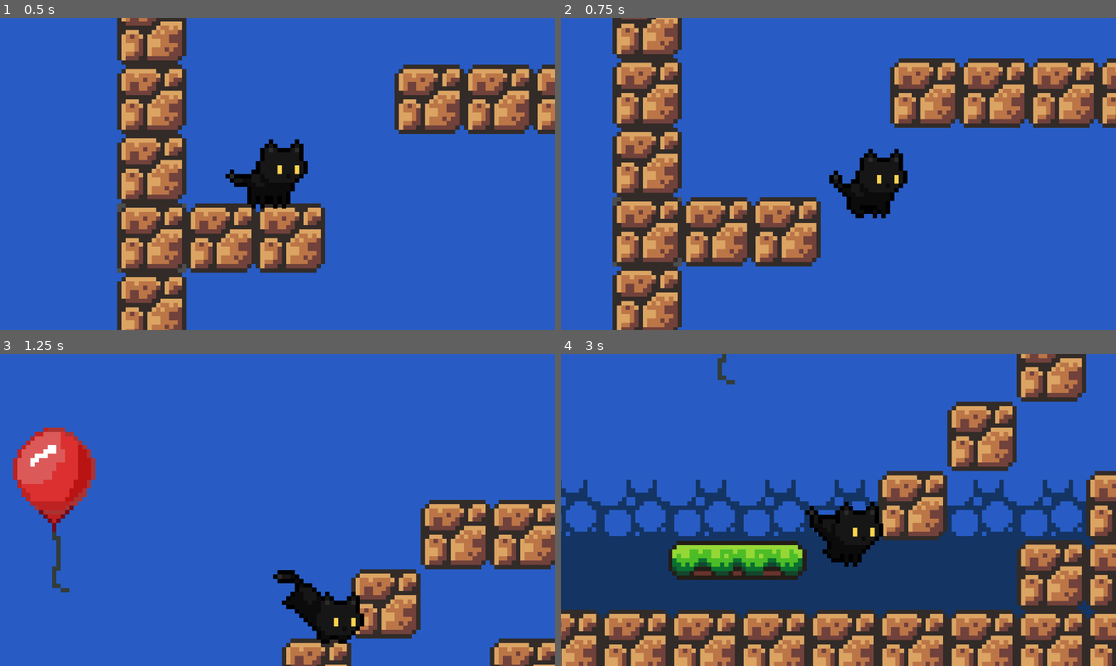
Above: before the commit, frames 1-4 (two rows, left to right).
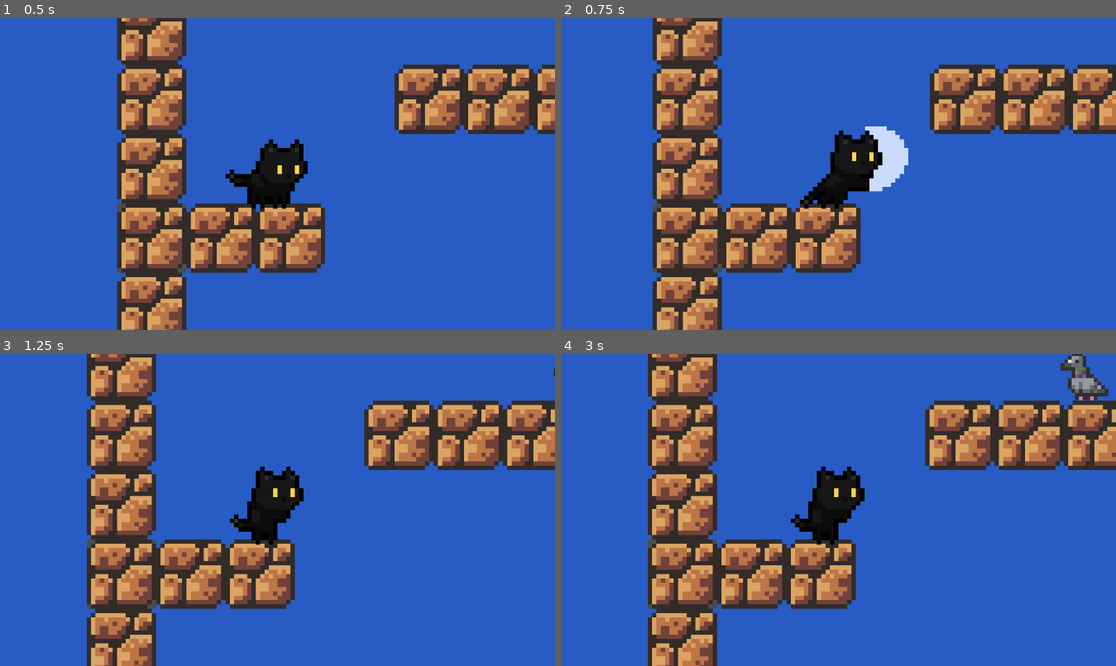
Above: after the commit, the same moments.

Repository: madgustoo/catja
Game: Godot game, scene res://main.tscn
Two runs of this game, one before a commit and one after it. Both use one fixed random seed, a clock stepped at 60 frames per second and the inputs below.
Inputs:
- Up to frame 1 (0.5 s): no input
- Up to frame 2 (0.75 s): hold Right (move_right) from 0.53 s (still down); tap X (attack, bound only after the commit) at 0.6 s
- Up to frame 3 (1.25 s): keep holding Right (move_right); tap Space (jump) at 0.77 s
- Up to frame 4 (3 s): tap Ctrl (sneak, bound only after the commit) at 1.35 s; tap Space (jump) at 1.52 s; tap X (attack, bound only after the commit) at 1.55, 2.1, 2.85 s; release Right (move_right) at 2.03 s; hold Left (move_left) 2.03-2.78 s; hold Right (move_right) from 2.78 s (still down)

Frame 1 is identical in both runs. In frame 2, 34% of the frame differs, in the area x 9-100%, y 0-100%; in frame 3, 42%; in frame 4, 66%, in the area x 0-100%, y 0-100%.

Commit message:
making attack bug with attack timer and no collisionbox in code

Diff:
--- a/player.tscn
+++ b/player.tscn
@@ -1,10 +1,11 @@
-[gd_scene load_steps=87 format=3 uid="uid://c2ow84qxmy37a"]
+[gd_scene load_steps=96 format=3 uid="uid://c2ow84qxmy37a"]
 
 [ext_resource type="Script" uid="uid://j14xroy41xfx" path="res://scripts/player.gd" id="1_i3pqv"]
 [ext_resource type="Texture2D" uid="uid://c5xpomj7iiwsv" path="res://assets/sprites/player/cat05_fall_strip3.png" id="2_1jxqw"]
 [ext_resource type="Texture2D" uid="uid://r5yddaw8hhcf" path="res://assets/sprites/player/cat05_idle_strip8.png" id="2_hqtel"]
 [ext_resource type="Shape2D" uid="uid://b4ob2bgretum0" path="res://resources/collisions/player_standing.tres" id="2_ivps1"]
 [ext_resource type="Texture2D" uid="uid://c017a3wr1dkxo" path="res://assets/sprites/player/cat05_jump_strip4.png" id="3_2hs0m"]
+[ext_resource type="Texture2D" uid="uid://dostvjitljirq" path="res://assets/sprites/player/cat05_attack_strip7.png" id="3_606se"]
 [ext_resource type="Texture2D" uid="uid://bsrqbhbmnftid" path="res://assets/sprites/player/cat05_run_strip4.png" id="3_hqtel"]
 [ext_resource type="Texture2D" uid="uid://cggn8tir85ip" path="res://assets/sprites/player/cat05_walk_strip8.png" id="3_sweqy"]
 [ext_resource type="Texture2D" uid="uid://cygvmb3ieudgp" path="res://assets/sprites/player/cat05_land_strip2.png" id="4_2hs0m"]
@@ -15,6 +16,34 @@
 [ext_resource type="Texture2D" uid="uid://gyocjvdvjjdf" path="res://assets/sprites/player/cat05_sit_strip8.png" id="9_bwjto"]
 [ext_resource type="Texture2D" uid="uid://bvv25px2qw34i" path="res://assets/sprites/player/cat05_wallgrab_strip8.png" id="10_n7ghd"]
 
+[sub_resource type="AtlasTexture" id="AtlasTexture_h6w8y"]
+atlas = ExtResource("3_606se")
+region = Rect2(0, 0, 40, 40)
+
+[sub_resource type="AtlasTexture" id="AtlasTexture_yem3p"]
+atlas = ExtResource("3_606se")
+region = Rect2(40, 0, 40, 40)
+
+[sub_resource type="AtlasTexture" id="AtlasTexture_0jj5r"]
+atlas = ExtResource("3_606se")
+region = Rect2(80, 0, 40, 40)
+
+[sub_resource type="AtlasTexture" id="AtlasTexture_77e46"]
+atlas = ExtResource("3_606se")
+region = Rect2(120, 0, 40, 40)
+
+[sub_resource type="AtlasTexture" id="AtlasTexture_cy2ki"]
+atlas = ExtResource("3_606se")
+region = Rect2(160, 0, 40, 40)
+
+[sub_resource type="AtlasTexture" id="AtlasTexture_04cqw"]
+atlas = ExtResource("3_606se")
+region = Rect2(200, 0, 40, 40)
+
+[sub_resource type="AtlasTexture" id="AtlasTexture_vihdy"]
+atlas = ExtResource("3_606se")
+region = Rect2(240, 0, 40, 40)
+
 [sub_resource type="AtlasTexture" id="AtlasTexture_iruf7"]
 atlas = ExtResource("4_2hs0m")
 region = Rect2(0, 0, 40, 40)
@@ -303,6 +332,32 @@
 animations = [{
 "frames": [{
 "duration": 1.0,
+"texture": SubResource("AtlasTexture_h6w8y")
+}, {
+"duration": 1.0,
+"texture": SubResource("AtlasTexture_yem3p")
+}, {
+"duration": 1.0,
+"texture": SubResource("AtlasTexture_0jj5r")
+}, {
+"duration": 1.0,
+"texture": SubResource("AtlasTexture_77e46")
+}, {
+"duration": 1.0,
+"texture": SubResource("AtlasTexture_cy2ki")
+}, {
+"duration": 1.0,
+"texture": SubResource("AtlasTexture_04cqw")
+}, {
+"duration": 1.0,
+"texture": SubResource("AtlasTexture_vihdy")
+}],
+"loop": true,
+"name": &"attack",
+"speed": 12.0
+}, {
+"frames": [{
+"duration": 1.0,
 "texture": SubResource("AtlasTexture_iruf7")
 }],
 "loop": false,
@@ -584,6 +639,9 @@
 "name": &"wall_slide",
 "speed": 5.0
 }]
+
+[sub_resource type="RectangleShape2D" id="RectangleShape2D_606se"]
+size = Vector2(10, 15)
 
 [node name="Player" type="CharacterBody2D" groups=["Player"]]
 z_index = 5
@@ -600,8 +658,10 @@
 texture_filter = 1
 position = Vector2(0, -13)
 sprite_frames = SubResource("SpriteFrames_7ahtn")
-animation = &"death"
+animation = &"attack"
 autoplay = "idle"
+frame = 1
+frame_progress = 0.84094
 
 [node name="RayCastDown" type="RayCast2D" parent="."]
 target_position = Vector2(0, 60)
@@ -626,5 +686,18 @@
 target_position = Vector2(-8.44002e-05, 12)
 collision_mask = 4
 
+[node name="hitbox" type="Area2D" parent="."]
+position = Vector2(14, -5)
+collision_layer = 9
+
+[node name="CollisionShape2D" type="CollisionShape2D" parent="hitbox"]
+position = Vector2(-4, -6.5)
+shape = SubResource("RectangleShape2D_606se")
+
+[node name="CooldownTimer" type="Timer" parent="."]
+wait_time = 0.5
+one_shot = true
+
 [connection signal="animation_finished" from="AnimatedSprite2D" to="." method="_on_animated_sprite_2d_animation_finished"]
 [connection signal="animation_looped" from="AnimatedSprite2D" to="." method="_on_animated_sprite_2d_animation_looped"]
+[connection signal="timeout" from="CooldownTimer" to="." method="_on_cooldown_timer_timeout"]
--- a/project.godot
+++ b/project.godot
@@ -66,13 +66,18 @@
 }
 sneak={
 "deadzone": 0.2,
-"events": [Object(InputEventKey,"resource_local_to_scene":fa …(146 unchanged characters)… se,"keycode":0,"physical_keycode":4194327,"key_label":0,"unicode":0,"location":0,"echo":false,"script":null)
+"events": [Object(InputEventKey,"resource_local_to_scene":fa …(146 unchanged characters)… se,"keycode":0,"physical_keycode":4194326,"key_label":0,"unicode":0,"location":0,"echo":false,"script":null)
 ]
 }
 up={
 "deadzone": 0.2,
 "events": [Object(InputEventKey,"resource_local_to_scene":false,"resource_name":"","device":-1,"window_id":0,"alt_press …(195 unchanged characters)…
 , Object(InputEventKey,"resource_local_to_scene":false,"resource_name":"","device":-1,"window_id":0,"alt_pressed":false …(183 unchanged characters)…
+]
+}
+attack={
+"deadzone": 0.2,
+"events": [Object(InputEventKey,"resource_local_to_scene":false,"resource_name":"","device":-1,"window_id":0,"alt_pressed":false,"shift_pressed":false,"ctrl_pressed":false,"meta_pressed":false,"pressed":false,"keycode":0,"physical_keycode":88,"key_label":0,"unicode":120,"location":0,"echo":false,"script":null)
 ]
 }
 
--- a/scripts/player.gd
+++ b/scripts/player.gd
@@ -10,7 +10,12 @@
 @onready var crouch_ray_cast_1: RayCast2D = $CrouchRayCast1
 @onready var crouch_ray_cast_2: RayCast2D = $CrouchRayCast2
 
-@export_range(0, 1) var acceleration = 1
+# Attack system
+@onready var cooldown_timer: Timer = $CooldownTimer
+
+@onready var hitbox: Area2D = $hitbox
+
+@export_range(0, 1) var acceleration = 0.5
 @export_range(0, 1) var deceleration = 1
 @export_range(0, 1) var decelerate_on_jump_release = 0.5
 
@@ -21,7 +26,8 @@
 	WALL_CLIMB,
 	WALL_SLIDE,
 	LANDED,
-	DEATH
+	DEATH,
+	ATTACK#**********************************************************************
 }
 
 var state = State.NORMAL
@@ -41,6 +47,8 @@
 var wall_direction = 0
 var elapsed_time = 0.0 # Time in seconds (delta is 1/60s)
 
+var can_attack = true#*****************************************************************
+
 var isCrouchBlocked = false
 
 var standing_collision_shape = preload("res://resources/collisions/player_standing.tres")
@@ -55,12 +63,14 @@
 		# Don't play death animation as he's falling
 		animated_stripe.play("death")
 
+
 func bounce(force: Vector2):
 	velocity = force
 
 func _ready() -> void:
 	crouch_ray_cast_1.enabled = false
 	crouch_ray_cast_2.enabled = false
+
 
 func _physics_process(delta: float) -> void:
 	if not is_on_floor():
@@ -78,12 +88,26 @@
 		move_and_slide()
 		return
 
+	#*****************************************************************************
+	if state != State.ATTACK and state != State.DEATH:
+		if Input.is_action_just_pressed("attack") and can_attack:
+			state = State.ATTACK
+			can_attack = false
+			animated_stripe.play("attack")
+			cooldown_timer.start()
+
+			# Check for enemies in hitbox area
+			var enemies = hitbox.get_overlapping_bodies()
+			for enemy in enemies:
+				if enemy.is_in_group("Enemies"):
+					if enemy.has_method("take_damage"):
+						enemy.take_damage(20)
+#******************************************************************
 	# Handle variable jump
 	if Input.is_action_just_released("jump") and velocity.y < 0:
 		velocity.y *= decelerate_on_jump_release
 
 	# Get the input direction and handle the movement/deceleration
-	# As good practice, you should replace UI actions with custom gameplay actions
 	var direction := Input.get_axis("move_left", "move_right")
 
 	match state:
@@ -163,18 +187,18 @@
 				collision_shape.position = Vector2(0.0, -7.0)
 				isCrouchBlocked = false
 		State.WALL_CLIMB:
-			# wall_direction is -1 for up, and +1 for down
-			var wall_direction = direction
+			# local_wall_direction is -1 for up, and +1 for down
+			var local_wall_direction = direction
 			if facing_direction > 0:
 				# Climbing a right wall, we need to change the sign of the direction, left wall is kept unchanged
-				wall_direction = -direction
-				velocity.y = wall_direction * WALL_CLIMB_SPEED
-			else:
-				velocity.y = wall_direction * WALL_CLIMB_SPEED
-			if wall_direction == 0:
+				local_wall_direction = -direction
+				velocity.y = local_wall_direction * WALL_CLIMB_SPEED
+			else:
+				velocity.y = local_wall_direction * WALL_CLIMB_SPEED
+			if local_wall_direction == 0:
 				animated_stripe.play("wall_crouch")
 			else:
-				if wall_direction > 0:
+				if local_wall_direction > 0:
 					state = State.WALL_SLIDE
 				else:
 					animated_stripe.play("wall_climb")
@@ -207,6 +231,10 @@
 		State.LANDED:
 			# Changes back to normal state in _on_animated_sprite_2d_animation_finished
 			animated_stripe.play("land")
+			#*******************************************************************************
+		State.ATTACK:
+			velocity.x = move_toward(velocity.x, 0, SPEED * deceleration)
+
 
 	var was_on_floor = is_on_floor()
 
@@ -228,3 +256,8 @@
 func _on_animated_sprite_2d_animation_finished() -> void:
 	if animated_stripe.animation == "land":
 		state = State.NORMAL
+	elif animated_stripe.animation == "attack":
+		state = State.NORMAL
+#**************************************************************************
+func _on_cooldown_timer_timeout() -> void:
+	can_attack = true
